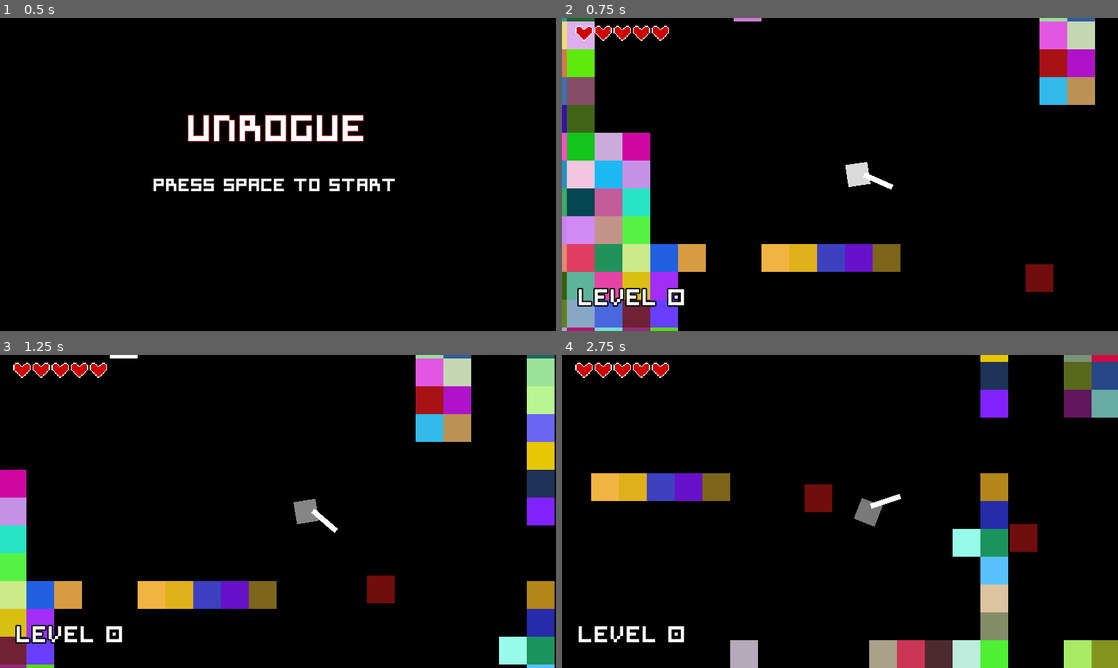
Above: before the commit, frames 1-4 (two rows, left to right).
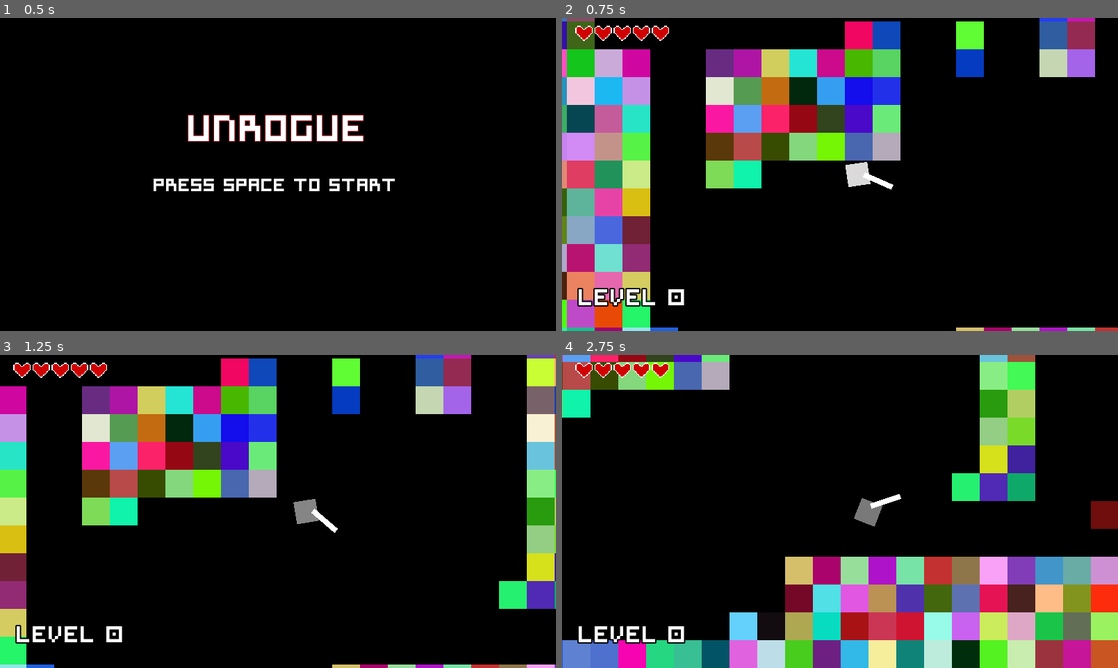
Above: after the commit, the same moments.

Repository: CCGLP/LD49
Game: Godot game, scene res://EndGame/Menu.tscn
The game is run twice, just before and just after one commit, with the same random seed, the same clock (stepped at 60 frames per second) and the same inputs.
Inputs (mouse positions are in pixels of both pictures, inside the frame that each line leads up to):
- Up to frame 1 (0.5 s): no input
- Up to frame 2 (0.75 s): tap Space at 0.5 s; move the mouse to (962, 158) at 0.52 s; hold Right (ui_right) from 0.53 s (still down); hold Space from 0.53 s (still down); click (962, 158) at 0.67 s
- Up to frame 3 (1.25 s): keep holding Right (ui_right); keep holding Space; tap Enter (ui_accept) at 0.77 s
- Up to frame 4 (2.75 s): move the mouse to (728, 527) at 1.27 s; release Right (ui_right) at 1.28 s; release Space at 1.28 s; hold Down (ui_down) 1.28-2.03 s; tap Space at 1.35 s; tap Enter (ui_accept) at 1.52 s; move the mouse to (895, 442) at 2.02 s; hold Right (ui_right) from 2.03 s (still down); hold Space from 2.03 s (still down)

Frame 1 is identical in both runs. In frame 2, 37% of the frame differs, in the area x 0-100%, y 0-100%; in frame 3, 33%; in frame 4, 40%.

Commit message:
Fixed lag troubles in higher levels and fixed the procedural generation

Diff:
--- a/Enemy/BasicEnemy.tscn
+++ b/Enemy/BasicEnemy.tscn
@@ -10,7 +10,7 @@
 extents = Vector2( 35.4472, 35.5203 )
 
 [sub_resource type="CircleShape2D" id=2]
-radius = 1450.5
+radius = 472.5
 
 [node name="BasicEnemy" type="KinematicBody2D"]
 collision_layer = 4
--- a/Enemy/GlitchedEnemy.tscn
+++ b/Enemy/GlitchedEnemy.tscn
@@ -1,7 +1,10 @@
-[gd_scene load_steps=3 format=2]
+[gd_scene load_steps=4 format=2]
 
 [ext_resource path="res://Enemy/BasicEnemy.tscn" type="PackedScene" id=1]
 [ext_resource path="res://Enemy/GlitchedEnemy.gd" type="Script" id=2]
+
+[sub_resource type="CircleShape2D" id=1]
+radius = 4569.5
 
 [node name="GlitchedEnemy" instance=ExtResource( 1 )]
 modulate = Color( 0.72549, 0.0156863, 0.74902, 1 )
@@ -17,5 +20,6 @@
 
 [node name="CollisionShape2D" parent="Area2D" index="0"]
 position = Vector2( -1.12372, 0 )
+shape = SubResource( 1 )
 
 [node name="TweenColor" type="Tween" parent="." index="4"]
--- a/SimpleDungeon/SimpleDungeon.gd
+++ b/SimpleDungeon/SimpleDungeon.gd
@@ -77,19 +77,19 @@
 	for i in rectArray.size()-1:
 		var rect0 = rectArray[i]
 		var rect1 = rectArray[i+1]
-		var x0 =  random.randi_range(rect0.position.x, rect0.position.x + rect0.size.x)
-		var y0 = random.randi_range(rect0.position.y, rect0.position.y + rect0.size.y)
-		var x1 = random.randi_range(rect1.position.x, rect1.position.x + rect1.size.x)
-		var y1 = random.randi_range(rect1.position.y, rect1.position.y + rect1.size.y)
+		var x0 =  random.randi_range(rect0.position.x, rect0.position.x + rect0.size.x-1)
+		var y0 = random.randi_range(rect0.position.y, rect0.position.y + rect0.size.y-1)
+		var x1 = random.randi_range(rect1.position.x, rect1.position.x + rect1.size.x-1)
+		var y1 = random.randi_range(rect1.position.y, rect1.position.y + rect1.size.y-1)
 		_create_corridor_between(x0, y0, x1, y1)
 
 	for i in extraCorridors:
 		var rect0 = rectArray[random.randi_range(0, rectArray.size()-1)]
 		var rect1 = rectArray[random.randi_range(0, rectArray.size()-1)]
-		var x0 =  random.randi_range(rect0.position.x, rect0.position.x + rect0.size.x)
-		var y0 = random.randi_range(rect0.position.y, rect0.position.y + rect0.size.y)
-		var x1 = random.randi_range(rect1.position.x, rect1.position.x + rect1.size.x)
-		var y1 = random.randi_range(rect1.position.y, rect1.position.y + rect1.size.y)
+		var x0 =  random.randi_range(rect0.position.x, rect0.position.x + rect0.size.x-1)
+		var y0 = random.randi_range(rect0.position.y, rect0.position.y + rect0.size.y-1)
+		var x1 = random.randi_range(rect1.position.x, rect1.position.x + rect1.size.x-1)
+		var y1 = random.randi_range(rect1.position.y, rect1.position.y + rect1.size.y-1)
 		_create_corridor_between(x0, y0, x1, y1)
 
 	pass
@@ -98,14 +98,18 @@
 	var xFactor:= x1 - x0
 	if xFactor > 0 :
 		 xFactor = 1
+	elif xFactor < 0 :
+		xFactor = -1
 	else:
-		xFactor = -1
+		xFactor = 0
 
 	var yFactor:= y1 - y0
 	if yFactor > 0 :
 		yFactor = 1
+	elif (yFactor < 0):
+		yFactor = -1
 	else:
-		yFactor = -1
+		yFactor = 0
 
 	var j = y0
 
--- a/project.godot
+++ b/project.godot
@@ -12,7 +12,9 @@
 
 config/name="LD49"
 run/main_scene="res://EndGame/Menu.tscn"
-config/icon="res://icon.png"
+config/icon="res://heart.png"
+config/macos_native_icon="res://heart.icns"
+config/windows_native_icon="res://icon.ico"
 
 [autoload]
 
Binary file added: heart.ico
Binary file added: icon.ico
